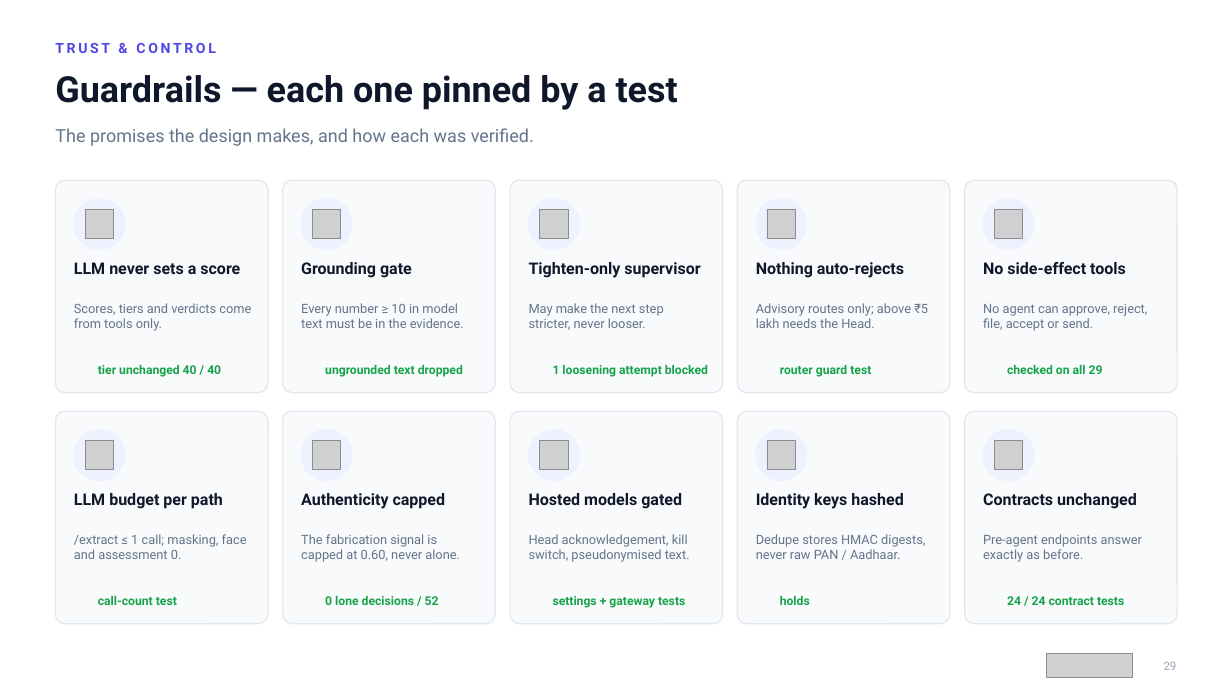
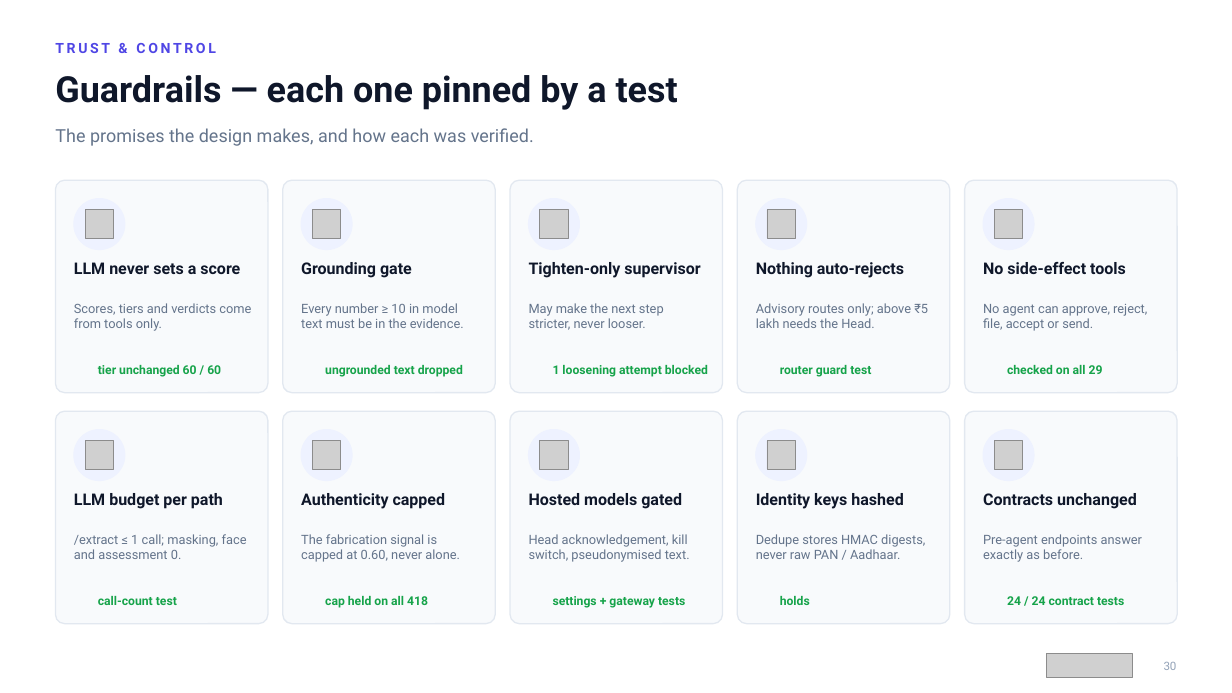
Before and after one commit to ShreyasBile/FinSight, a slide deck: slide 30 of docs/reports/07-FinSight-Project-Presentation.pptx (slide 29 before the commit). Drawn at 1232x693 pixels with LibreOffice and Linux fonts; fonts in the diff are those of the drawing; grey boxes stand for pictures; background and template pictures are left out. Boxes give left, top, right and bottom in pixels: in the first picture for what was removed or moved away, otherwise in the second. Text is boxed around its words. In the diff, an @@ line names an element or a change of style, - is before the commit and + after.

```diff
--- a/docs/reports/07-FinSight-Project-Presentation.pptx
+++ b/docs/reports/07-FinSight-Project-Presentation.pptx
@@ text at [98,365,221,377]: text changed @@
-tier unchanged 40 / 40
+tier unchanged 60 / 60
@@ text at [325,596,428,608]: text changed @@
-0 lone decisions / 52
+cap held on all 418
@@ text at [1164,662,1177,670]: text changed @@
-29
+30
```
Also in this commit, not shown: 36 other slides changed, 4 slides added, 1 slide removed, 26 other files.
